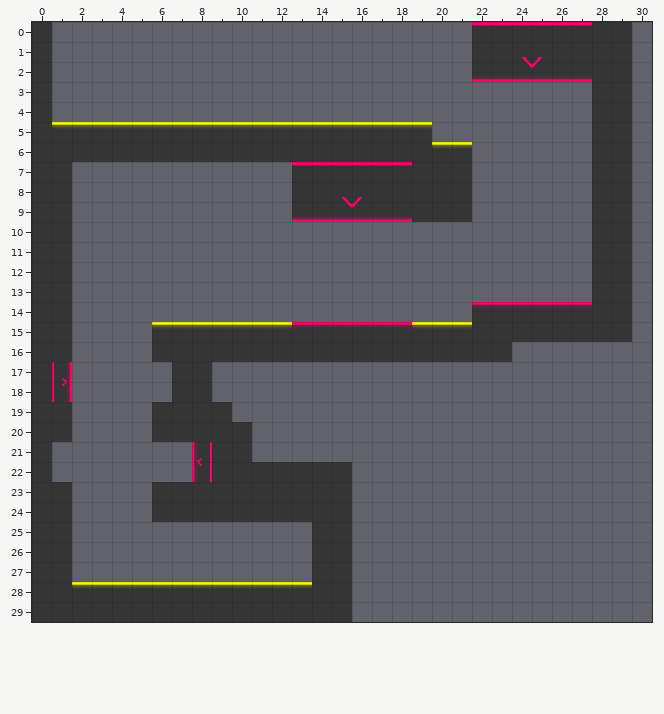
Two states of a Tiled map, assets/data/lvl2.tmx. The first picture shows the starting point.
Cells are 32x32 px. Shown: x 0..30, y 0..29.
After:
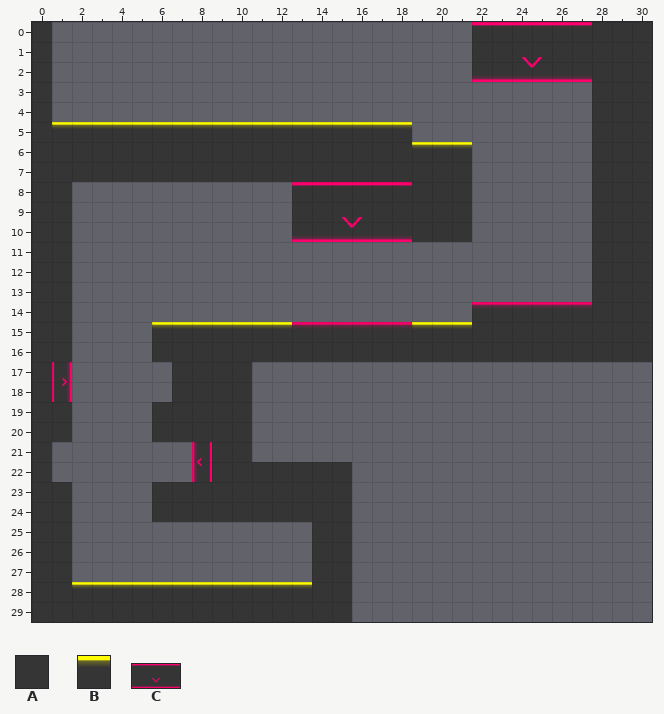
Key: from "main": A 0, B 3; from "obstacles": C 0 "smasher-base".
_ is an empty cell, . an unchanged one.
Objects are placed by their top-left corner, in cells (3,4 is the top-left corner of cell 3,4); size is 1x1 cell unless given.
The edit:
--- layer "Tile Layer 1"
@@ x 2..30 @@
- 0 ............................_
- 1 ............................_
- 2 ............................_
- 3 ............................_
- 4 ............................_
- 5 .................B.........._
- 6 .................A.........._
- 7 _________________..........._
- 8 ............................_
- 9 ............................_
-10 .................___........_
-11 ............................_
-12 ............................_
-13 ............................_
-14 ............................_
-15 ............................_
-16 ......................_______
-17 .......__....................
-18 .......__....................
-19 ........_....................
+ 0 ............................A
+ 1 ............................A
+ 2 ............................A
+ 3 ............................A
+ 4 ............................A
+ 5 ................._..........A
+ 6 .................B..........A
+ 7 AAAAAAAAAAAAAAAAA...........A
+ 8 ............................A
+ 9 ............................A
+10 .................AAA........A
+11 ............................A
+12 ............................A
+13 ............................A
+14 ............................A
+15 ............................A
+16 ......................AAAAAAA
+17 .......AA....................
+18 .......AA....................
+19 ........A....................
--- layer "Smashers"
-C "smasher-base" at 13,7 size 6x3
+C "smasher-base" at 13,8 size 6x3
Pixel boxes of the changes (left, top, right, bottom) in both pictures:
added: (512, 22, 652, 362)
changed: (72, 122, 472, 242)
added: (212, 362, 252, 422)
